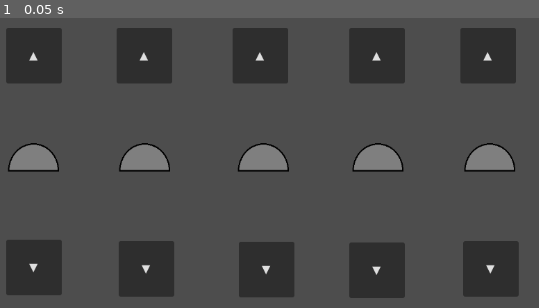
Above: before the commit, frame 1.
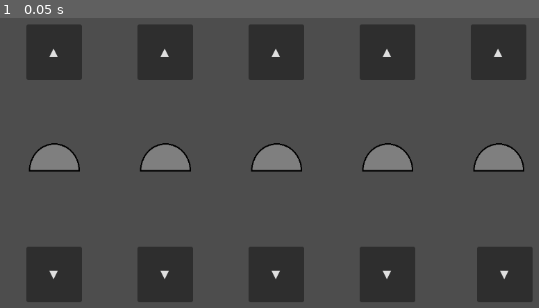
Above: after the commit, the same moment.

Repository: DepressoExpressoBoi/Godot-Wild-Jam-Signal
Game: Godot game, scene res://scenes/puzzle_scenes/puzzle_slot_game.tscn
Same seed, same stepped clock (60 frames per second), same inputs: the game is played once before the commit and once after it. This scene is started directly instead of the project's main scene.
Inputs:
- Up to frame 1 (0.05 s): no input

The runs differ from the first frame. In frame 1, 16% of the frame differs, in the area x 1-99%, y 2-98%.

Commit message:
moved the numbers/shapes puzzled into the same positions

Diff:
--- a/scenes/puzzle_scenes/puzzle_number_game.tscn
+++ b/scenes/puzzle_scenes/puzzle_number_game.tscn
@@ -68,103 +68,103 @@
 
 [node name="buttonUp1" type="Button" parent="." unique_id=1966665081]
 layout_mode = 0
-offset_left = 80.0
-offset_top = 79.0
-offset_right = 160.0
-offset_bottom = 159.0
+offset_left = 205.0
+offset_top = 100.0
+offset_right = 285.0
+offset_bottom = 180.0
 
 [node name="AnimatedSprite2D" type="AnimatedSprite2D" parent="." unique_id=1582365811]
-position = Vector2(122, 220)
+position = Vector2(246, 300)
 scale = Vector2(0.640625, 0.6328125)
 sprite_frames = SubResource("SpriteFrames_xm4jx")
 animation = &"number_lock"
 
 [node name="buttonDown1" type="Button" parent="." unique_id=1128834142]
 layout_mode = 0
-offset_left = 83.0
-offset_top = 282.0
-offset_right = 163.0
-offset_bottom = 362.0
+offset_left = 205.0
+offset_top = 420.0
+offset_right = 285.0
+offset_bottom = 500.0
 
 [node name="buttonUp2" type="Button" parent="." unique_id=225945131]
 layout_mode = 0
-offset_left = 259.0
-offset_top = 79.0
-offset_right = 339.0
-offset_bottom = 159.0
+offset_left = 365.0
+offset_top = 100.0
+offset_right = 445.0
+offset_bottom = 180.0
 
 [node name="AnimatedSprite2D2" type="AnimatedSprite2D" parent="." unique_id=32844259]
-position = Vector2(296.99994, 220.00002)
+position = Vector2(406, 300)
 scale = Vector2(0.640625, 0.6328125)
 sprite_frames = SubResource("SpriteFrames_xm4jx")
 animation = &"number_lock"
 
 [node name="buttonDown2" type="Button" parent="." unique_id=2063250813]
 layout_mode = 0
-offset_left = 259.0
-offset_top = 281.0
-offset_right = 339.0
-offset_bottom = 361.0
+offset_left = 365.0
+offset_top = 420.0
+offset_right = 445.0
+offset_bottom = 500.0
 
 [node name="buttonUp3" type="Button" parent="." unique_id=38192512]
 layout_mode = 0
-offset_left = 424.0
-offset_top = 79.0
-offset_right = 504.0
-offset_bottom = 159.0
+offset_left = 525.0
+offset_top = 100.0
+offset_right = 605.0
+offset_bottom = 180.0
 
 [node name="AnimatedSprite2D3" type="AnimatedSprite2D" parent="." unique_id=1184167011]
-position = Vector2(464.99994, 220)
+position = Vector2(566, 300)
 scale = Vector2(0.640625, 0.6328125)
 sprite_frames = SubResource("SpriteFrames_xm4jx")
 animation = &"number_lock"
 
 [node name="buttonDown3" type="Button" parent="." unique_id=2060196594]
 layout_mode = 0
-offset_left = 426.0
-offset_top = 281.0
-offset_right = 506.0
-offset_bottom = 361.0
+offset_left = 525.0
+offset_top = 420.0
+offset_right = 605.0
+offset_bottom = 500.0
 
 [node name="buttonUp4" type="Button" parent="." unique_id=1005789146]
 layout_mode = 0
-offset_left = 581.0
-offset_top = 81.0
-offset_right = 661.0
-offset_bottom = 161.0
+offset_left = 685.0
+offset_top = 100.0
+offset_right = 765.0
+offset_bottom = 180.0
 
 [node name="AnimatedSprite2D4" type="AnimatedSprite2D" parent="." unique_id=649534104]
-position = Vector2(620.99994, 220)
+position = Vector2(726, 300)
 scale = Vector2(0.640625, 0.6328125)
 sprite_frames = SubResource("SpriteFrames_xm4jx")
 animation = &"number_lock"
 
 [node name="buttonDown4" type="Button" parent="." unique_id=1474491484]
 layout_mode = 0
-offset_left = 582.0
-offset_top = 282.0
-offset_right = 662.0
-offset_bottom = 362.0
+offset_left = 685.0
+offset_top = 420.0
+offset_right = 765.0
+offset_bottom = 500.0
 
 [node name="buttonUp5" type="Button" parent="." unique_id=858628018]
 layout_mode = 0
-offset_left = 752.0
-offset_top = 80.0
-offset_right = 832.0
-offset_bottom = 160.0
+offset_left = 854.0
+offset_top = 100.0
+offset_right = 934.0
+offset_bottom = 180.0
 
 [node name="AnimatedSprite2D5" type="AnimatedSprite2D" parent="." unique_id=1157570560]
-position = Vector2(792.9999, 220.00002)
+position = Vector2(886, 300)
 scale = Vector2(0.640625, 0.6328125)
 sprite_frames = SubResource("SpriteFrames_xm4jx")
 animation = &"number_lock"
 
 [node name="buttonDown5" type="Button" parent="." unique_id=1539710899]
 layout_mode = 0
-offset_left = 755.0
-offset_top = 282.0
-offset_right = 835.0
-offset_bottom = 362.0
+offset_left = 854.0
+offset_top = 420.0
+offset_right = 934.0
+offset_bottom = 500.0
 
 [connection signal="button_down" from="buttonUp1" to="." method="_on_button_up_1_button_down"]
 [connection signal="button_up" from="buttonUp1" to="." method="_on_button_up_1_button_up"]
--- a/scenes/puzzle_scenes/puzzle_slot_game.tscn
+++ b/scenes/puzzle_scenes/puzzle_slot_game.tscn
@@ -97,103 +97,103 @@
 
 [node name="upButton1" type="Button" parent="." unique_id=1962104374]
 layout_mode = 0
-offset_left = 176.0
-offset_top = 105.0
-offset_right = 256.0
-offset_bottom = 185.0
+offset_left = 205.0
+offset_top = 100.0
+offset_right = 285.0
+offset_bottom = 180.0
 
 [node name="AnimatedSprite2D" type="AnimatedSprite2D" parent="." unique_id=94136638]
-position = Vector2(216.00002, 300)
+position = Vector2(246, 300)
 scale = Vector2(0.65625, 0.6875)
 sprite_frames = SubResource("SpriteFrames_33pvg")
 animation = &"final_shape_lock"
 
 [node name="downButton1" type="Button" parent="." unique_id=2120196875]
 layout_mode = 0
-offset_left = 176.0
-offset_top = 410.0
-offset_right = 256.0
-offset_bottom = 490.0
+offset_left = 205.0
+offset_top = 420.0
+offset_right = 285.0
+offset_bottom = 500.0
 
 [node name="upButton2" type="Button" parent="." unique_id=198991376]
 layout_mode = 0
-offset_left = 335.0
-offset_top = 105.0
-offset_right = 415.0
-offset_bottom = 185.0
+offset_left = 365.0
+offset_top = 100.0
+offset_right = 445.0
+offset_bottom = 180.0
 
 [node name="AnimatedSprite2D2" type="AnimatedSprite2D" parent="." unique_id=1413018500]
-position = Vector2(376, 300)
+position = Vector2(406, 300)
 scale = Vector2(0.65625, 0.6875)
 sprite_frames = SubResource("SpriteFrames_33pvg")
 animation = &"final_shape_lock"
 
 [node name="downButton2" type="Button" parent="." unique_id=427463694]
 layout_mode = 0
-offset_left = 338.0
-offset_top = 412.0
-offset_right = 418.0
-offset_bottom = 492.0
+offset_left = 365.0
+offset_top = 420.0
+offset_right = 445.0
+offset_bottom = 500.0
 
 [node name="upButton3" type="Button" parent="." unique_id=1076392101]
 layout_mode = 0
-offset_left = 502.0
-offset_top = 105.0
-offset_right = 582.0
-offset_bottom = 185.0
+offset_left = 525.0
+offset_top = 100.0
+offset_right = 605.0
+offset_bottom = 180.0
 
 [node name="AnimatedSprite2D3" type="AnimatedSprite2D" parent="." unique_id=537041740]
-position = Vector2(547, 300)
+position = Vector2(566, 300)
 scale = Vector2(0.65625, 0.6875)
 sprite_frames = SubResource("SpriteFrames_33pvg")
 animation = &"final_shape_lock"
 
 [node name="downButton3" type="Button" parent="." unique_id=902146096]
 layout_mode = 0
-offset_left = 511.0
-offset_top = 413.0
-offset_right = 591.0
-offset_bottom = 493.0
+offset_left = 525.0
+offset_top = 420.0
+offset_right = 605.0
+offset_bottom = 500.0
 
 [node name="upButton4" type="Button" parent="." unique_id=625455022]
 layout_mode = 0
-offset_left = 670.0
-offset_top = 105.0
-offset_right = 750.0
-offset_bottom = 185.0
+offset_left = 685.0
+offset_top = 100.0
+offset_right = 765.0
+offset_bottom = 180.0
 
 [node name="AnimatedSprite2D4" type="AnimatedSprite2D" parent="." unique_id=824101654]
-position = Vector2(712, 300)
+position = Vector2(726, 300)
 scale = Vector2(0.65625, 0.6875)
 sprite_frames = SubResource("SpriteFrames_33pvg")
 animation = &"final_shape_lock"
 
 [node name="downButton4" type="Button" parent="." unique_id=96832987]
 layout_mode = 0
-offset_left = 670.0
-offset_top = 414.0
-offset_right = 750.0
-offset_bottom = 494.0
+offset_left = 685.0
+offset_top = 420.0
+offset_right = 765.0
+offset_bottom = 500.0
 
 [node name="upButton5" type="Button" parent="." unique_id=9969666]
 layout_mode = 0
-offset_left = 830.0
-offset_top = 105.0
-offset_right = 910.0
-offset_bottom = 185.0
+offset_left = 845.0
+offset_top = 100.0
+offset_right = 925.0
+offset_bottom = 180.0
 
 [node name="AnimatedSprite2D5" type="AnimatedSprite2D" parent="." unique_id=1836628654]
-position = Vector2(873.00006, 300)
+position = Vector2(886, 300)
 scale = Vector2(0.65625, 0.6875)
 sprite_frames = SubResource("SpriteFrames_33pvg")
 animation = &"final_shape_lock"
 
 [node name="downButton5" type="Button" parent="." unique_id=1647045390]
 layout_mode = 0
-offset_left = 834.0
-offset_top = 412.0
-offset_right = 914.0
-offset_bottom = 492.0
+offset_left = 854.0
+offset_top = 420.0
+offset_right = 934.0
+offset_bottom = 500.0
 
 [connection signal="button_down" from="upButton1" to="." method="_on_up_button_1_button_down"]
 [connection signal="button_up" from="upButton1" to="." method="_on_up_button_1_button_up"]
